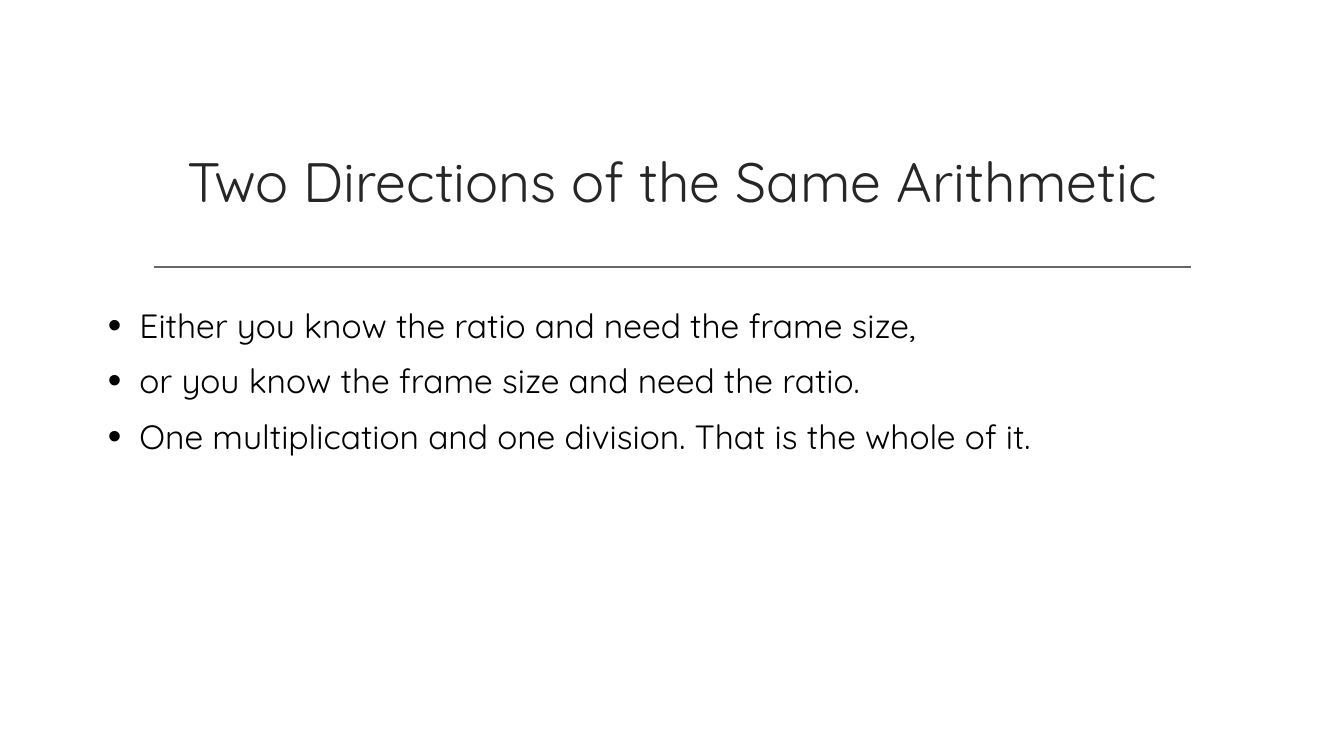
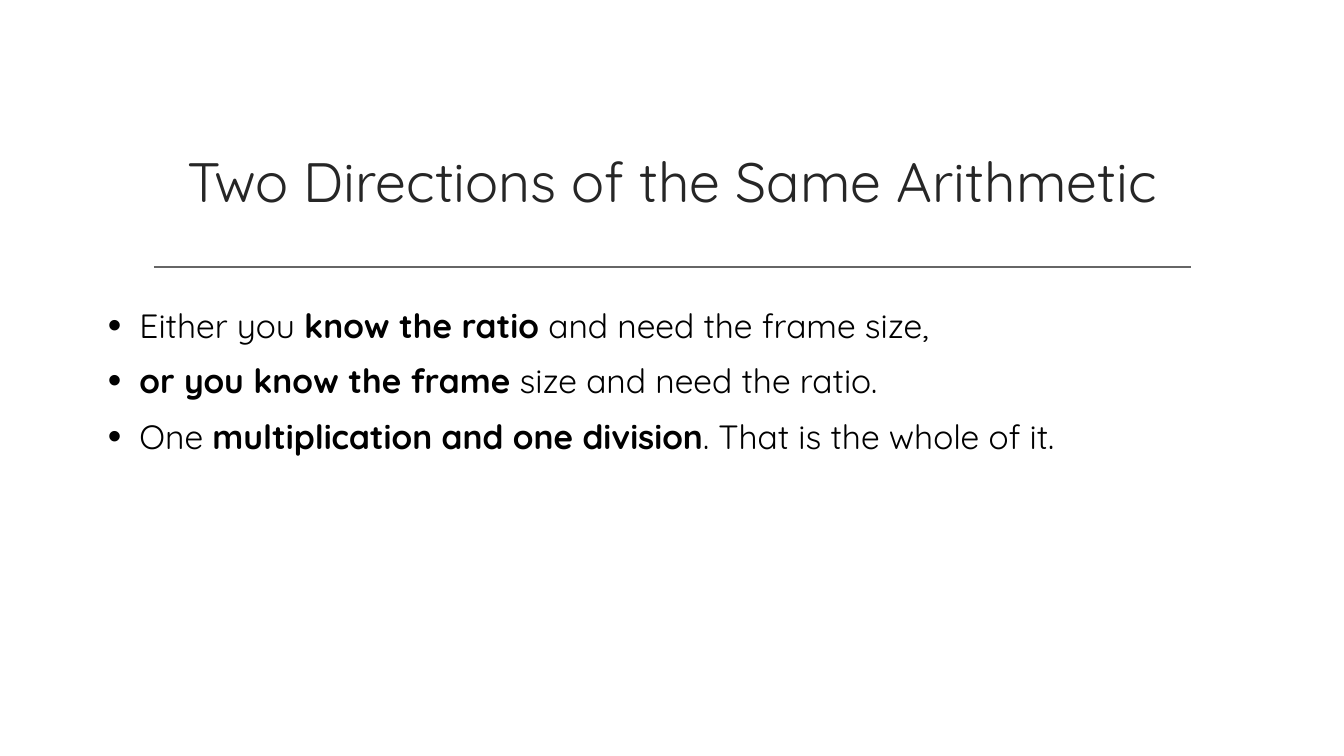
Before and after one commit to dcoes/Classes, a slide deck: slide 29 of Storyboarding/NewLectures/02_AspectRatios_REVISED.pptx. Drawn at 1344x756 pixels with LibreOffice and Linux fonts; fonts in the diff are those of the drawing; background and template pictures are left out. Boxes give left, top, right and bottom in pixels: in the first picture for what was removed or moved away, otherwise in the second. Text is boxed around its words. In the diff, an @@ line names an element or a change of style, - is before the commit and + after.

Commit message:
Fixed 02_AspectRatios_REVISED.pptx
The language used sounded insincere, pretentious, overly dramatic, and just plain hoakey. I edited it myself to make it presentable. It didn't sound like me. A good reference is always the original ppts in the main Storyboarding folder. And the decks, but use my language in the future.

```diff
--- a/Storyboarding/NewLectures/02_AspectRatios_REVISED.pptx
+++ b/Storyboarding/NewLectures/02_AspectRatios_REVISED.pptx
@@ text "Either you know the ratio ..." at [139, 313, 1055, 456]: bold on in "know the ratio", "or you know the frame", "multiplication and one division." @@
```
Also in this commit, not shown: 12 other slides changed.
